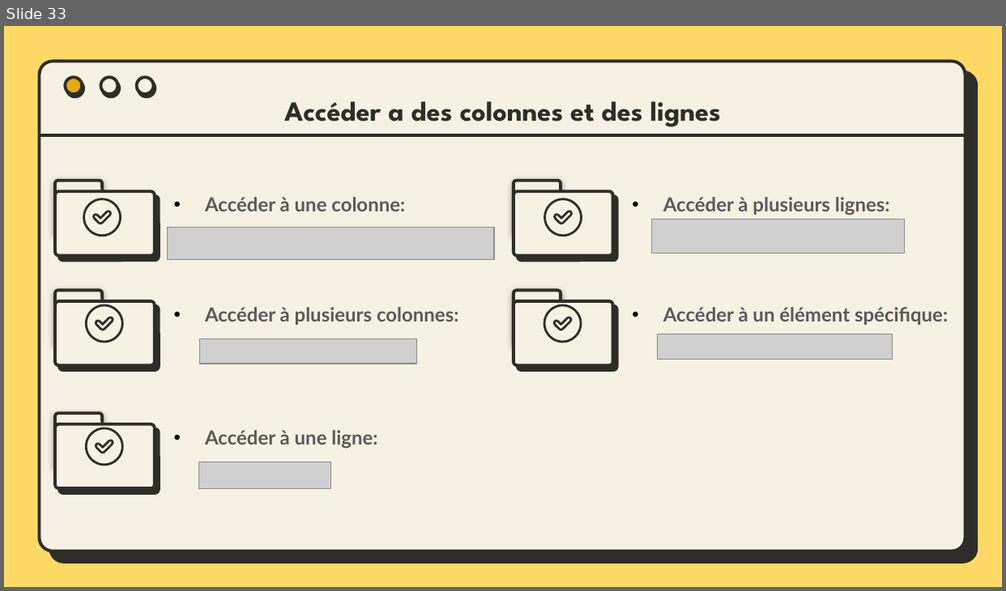
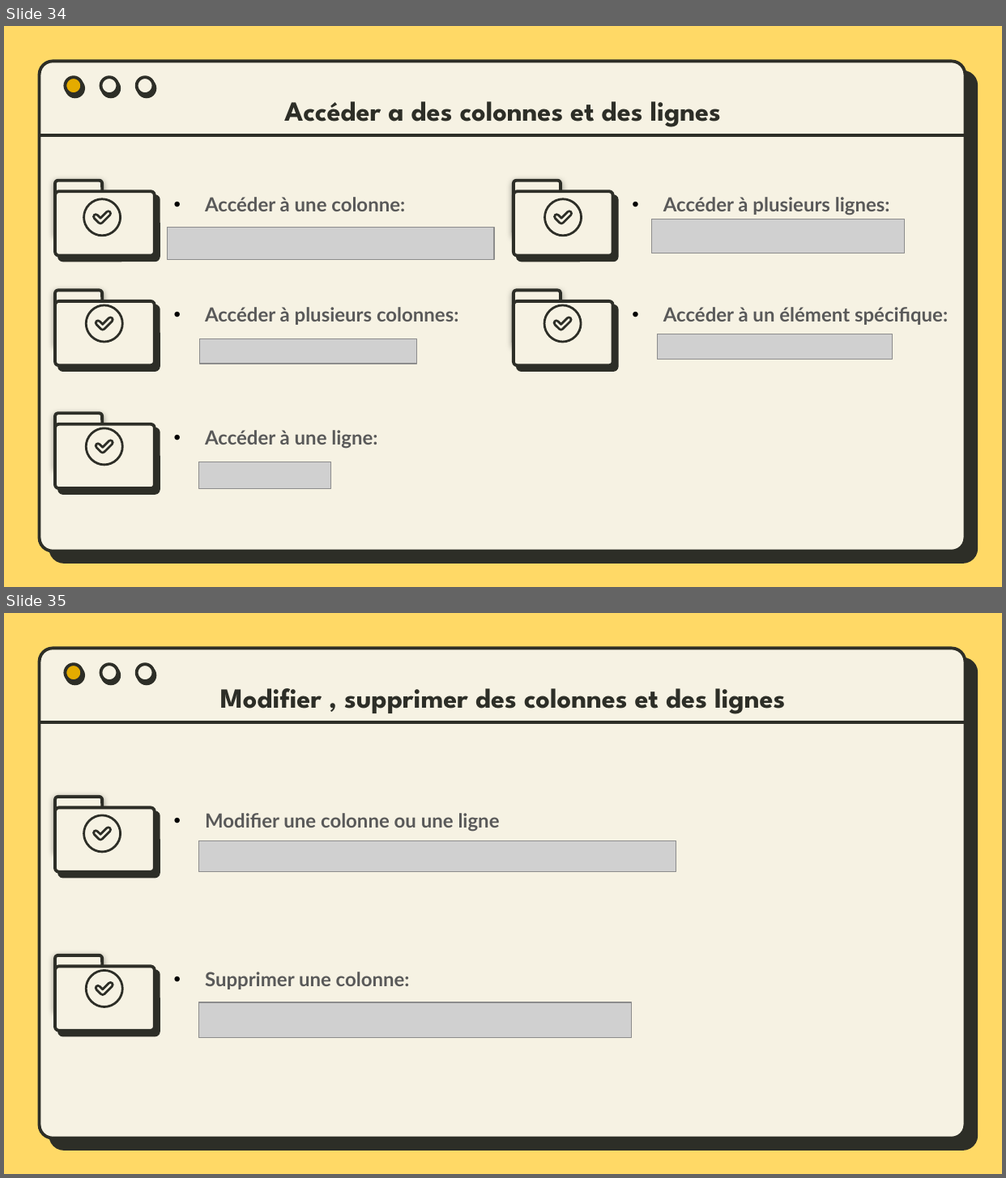
Before and after one commit to bydevmar/Master_MASD_FPO, a slide deck: SEMESTER 1/Modélisation avec Python/M- Pandas/Presentation/Pandas.pptx. Shown one above the other, each under a label of ours: slide 33 before the commit, slides 34 and 35 after it. The pictures are 1006x591 and 1006x1178 pixels, drawn with LibreOffice and Linux fonts; fonts in the diff are those of the drawing; grey boxes stand for pictures. Boxes give left, top, right and bottom in pixels: in the first picture for what was removed or moved away, otherwise in the second. Text is boxed around its words. In the diff, an @@ line names an element or a change of style, - is before the commit and + after.

```diff
--- a/SEMESTER 1/Modélisation avec Python/M- Pandas/Presentation/Pandas.pptx
+++ b/SEMESTER 1/Modélisation avec Python/M- Pandas/Presentation/Pandas.pptx
@@ slide 35 added at bbox=[4, 613, 1002, 1174], background #FFD966; not listed: 5 template elements that a slide beside it also shows @@
@@ title added at bbox=[220, 688, 785, 714], 20 pt, text #2D2E27, bold @@
+Modifier , supprimer des colonnes et des lignes
@@ rounded rectangle added at bbox=[55, 797, 102, 851], fill #F6F2E3, outline #2D2E27 2.25 pt @@
@@ rounded rectangle added at bbox=[55, 807, 155, 871], fill #F6F2E3, outline #2D2E27 2.25 pt @@
@@ freeform shape added at bbox=[83, 815, 121, 854], fill #2D2E27 @@
@@ freeform shape added at bbox=[91, 827, 112, 841], fill #2D2E27 @@
@@ text added at bbox=[205, 813, 500, 832], 14 pt, text #595959, bold @@
+    • Modifier une colonne ou une ligne
@@ picture added at bbox=[198, 841, 675, 871] @@
@@ rounded rectangle added at bbox=[55, 956, 102, 1010], fill #F6F2E3, outline #2D2E27 2.25 pt @@
@@ rounded rectangle added at bbox=[55, 966, 155, 1030], fill #F6F2E3, outline #2D2E27 2.25 pt @@
@@ freeform shape added at bbox=[85, 969, 124, 1008], fill #2D2E27 @@
@@ text added at bbox=[205, 972, 410, 990], 14 pt, text #595959, bold @@
+    • Supprimer une colonne:
@@ freeform shape added at bbox=[94, 982, 114, 996], fill #2D2E27 @@
@@ picture added at bbox=[198, 1003, 631, 1039] @@
@@ what was slide 33 is now slide 34 @@
```
Also in this commit, not shown: 5 other slides added, 1 other file.
